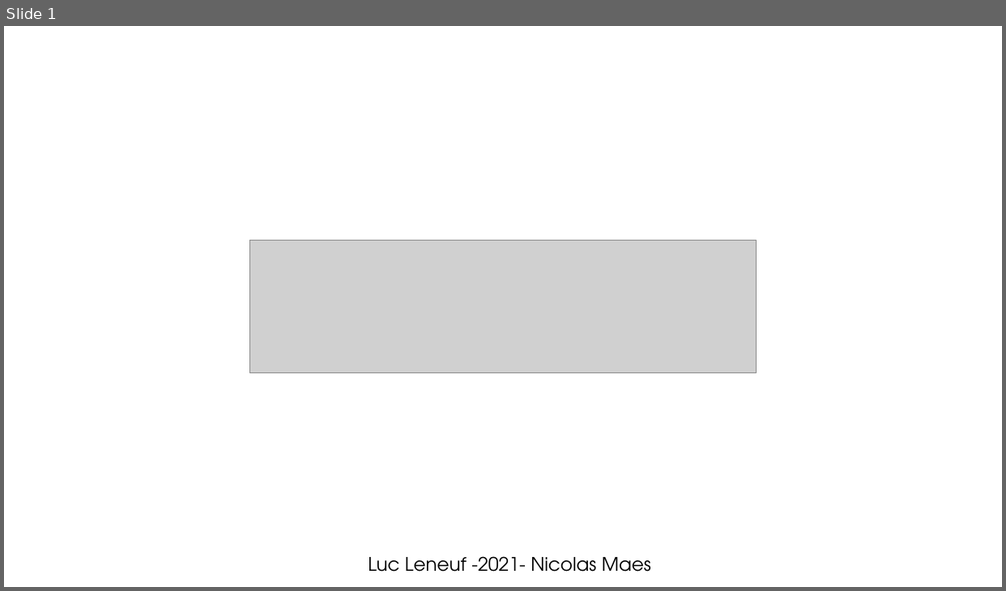
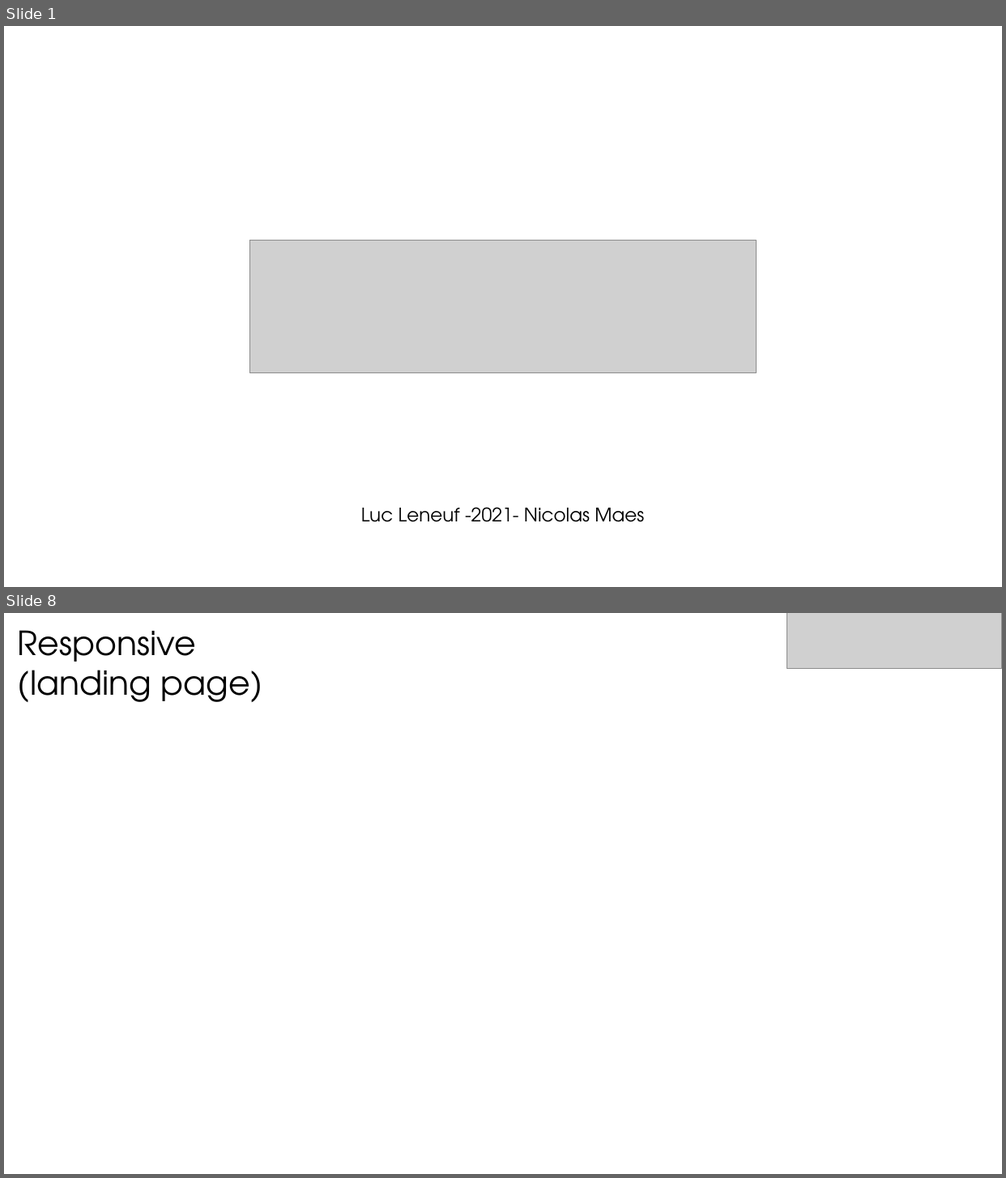
Before and after one commit to Nicolasmaes/unseen, a slide deck: dossier de conception.pptx. Shown one above the other, each under a label of ours: slide 1 before the commit, slides 1 and 8 after it; the slides between them are not shown. The pictures are 1006x591 and 1006x1178 pixels, drawn with LibreOffice and Linux fonts; fonts in the diff are those of the drawing; grey boxes stand for pictures. Boxes give left, top, right and bottom in pixels: in the first picture for what was removed or moved away, otherwise in the second. Text is boxed around its words. In the diff, an @@ line names an element or a change of style, - is before the commit and + after.

```diff
--- a/dossier de conception.pptx
+++ b/dossier de conception.pptx
@@ slide 8 added at box(4, 613, 1002, 1174), background #FFFFFF @@
@@ text added at box(18, 630, 263, 702), 32 pt, text #000000 @@
+Responsive (landing page)
@@ picture added at box(787, 613, 1002, 669) @@
@@ slide 1 changed as well @@
@@ text "Luc Leneuf -2021- Nicolas Maes": place and size @@
-text "Luc Leneuf -2021- Nicolas Maes" at box(368, 557, 651, 572)
+text "Luc Leneuf -2021- Nicolas Maes" at box(361, 507, 644, 523)
```
Also in this commit, not shown: 1 other slide changed, 8 other slides added, 1 slide removed, 3 other files.
